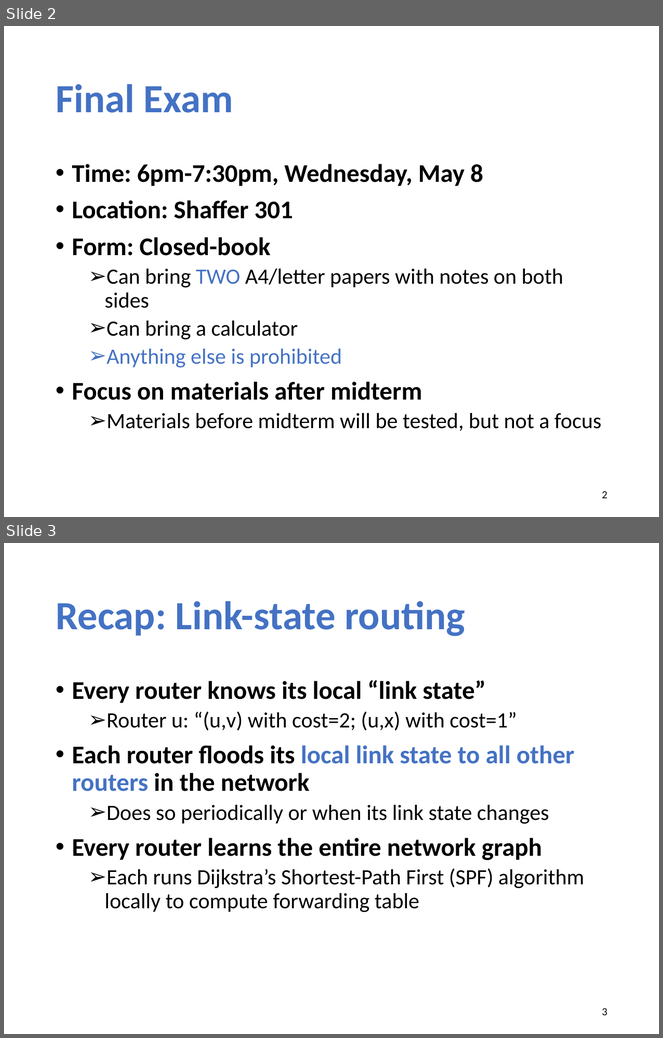
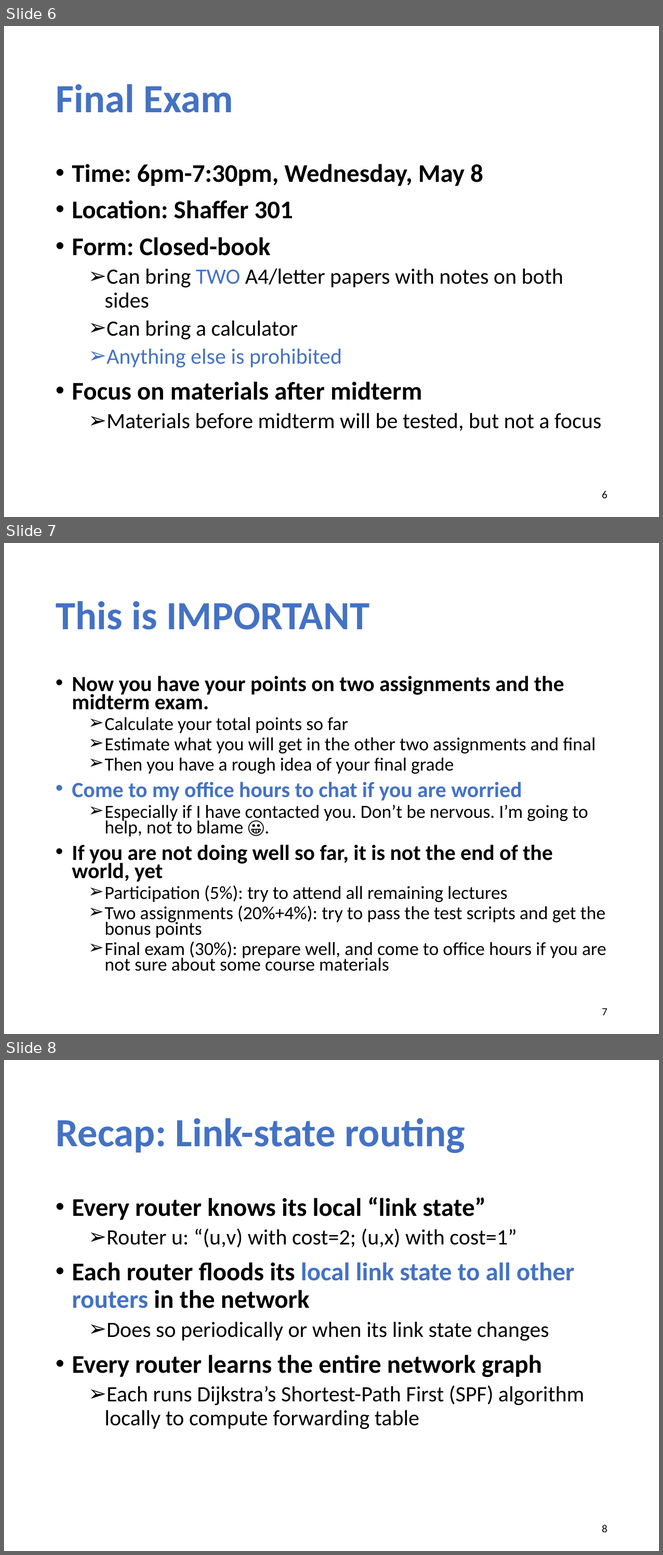
Before and after one commit to xinjin/course-net, a slide deck: slides/lec14_interdomain.pptx. Shown one above the other, each under a label of ours: slides 2 and 3 before the commit, slides 6, 7 and 8 after it. The pictures are 663x1038 and 663x1555 pixels, drawn with LibreOffice and Linux fonts; fonts in the diff are those of the drawing. Boxes give left, top, right and bottom in pixels: in the first picture for what was removed or moved away, otherwise in the second. Text is boxed around its words. In the diff, an @@ line names an element or a change of style, - is before the commit and + after.

```diff
--- a/slides/lec14_interdomain.pptx
+++ b/slides/lec14_interdomain.pptx
@@ slide 7 added at (4,543,659,1034), background #FFFFFF @@
@@ title added at (55,601,370,630), 44 pt, text #4472C4, bold @@
+This is IMPORTANT
@@ text added at (72,676,607,971), 20.4 pt, text #000000 @@
+• Now you have your points on two assignments and the midterm exam.
+  ➢ Calculate your total points so far
+  ➢ Estimate what you will get in the other two assignments and final
+  ➢ Then you have a rough idea of your final grade
+• Come to my office hours to chat if you are worried
+  ➢ Especially if I have contacted you. Don’t be nervous. I’m going to help, not to blame 😀.
+• If you are not doing well so far, it is not the end of the world, yet
+  ➢ Participation (5%): try to attend all remaining lectures
+  ➢ Two assignments (20%+4%): try to pass the test scripts and get the bonus points
+  ➢ Final exam (30%): prepare well, and come to office hours if you are not sure about some course materials
@@ page number added at (602,1008,608,1016), 12 pt, text #000000 @@
+7
@@ what was slide 2 is now slide 6 @@
@@ page number at (602,491,608,499): text changed @@
-2
+6
@@ what was slide 3 is now slide 8 @@
@@ page number at (602,1525,608,1533): text changed @@
-3
+8
```
Also in this commit, not shown: 1 slide changed, 3 other slides added, 1 slide removed.
